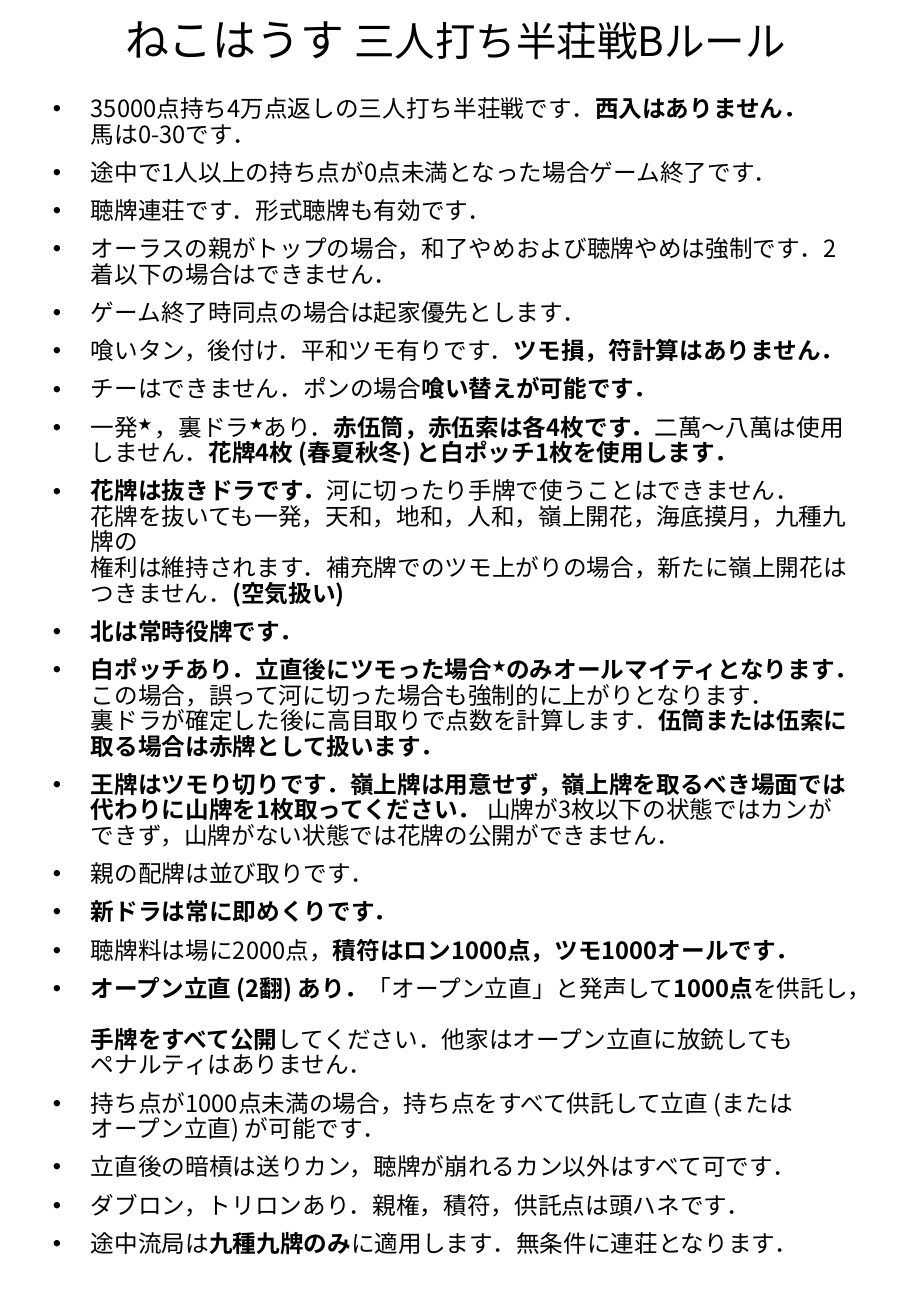
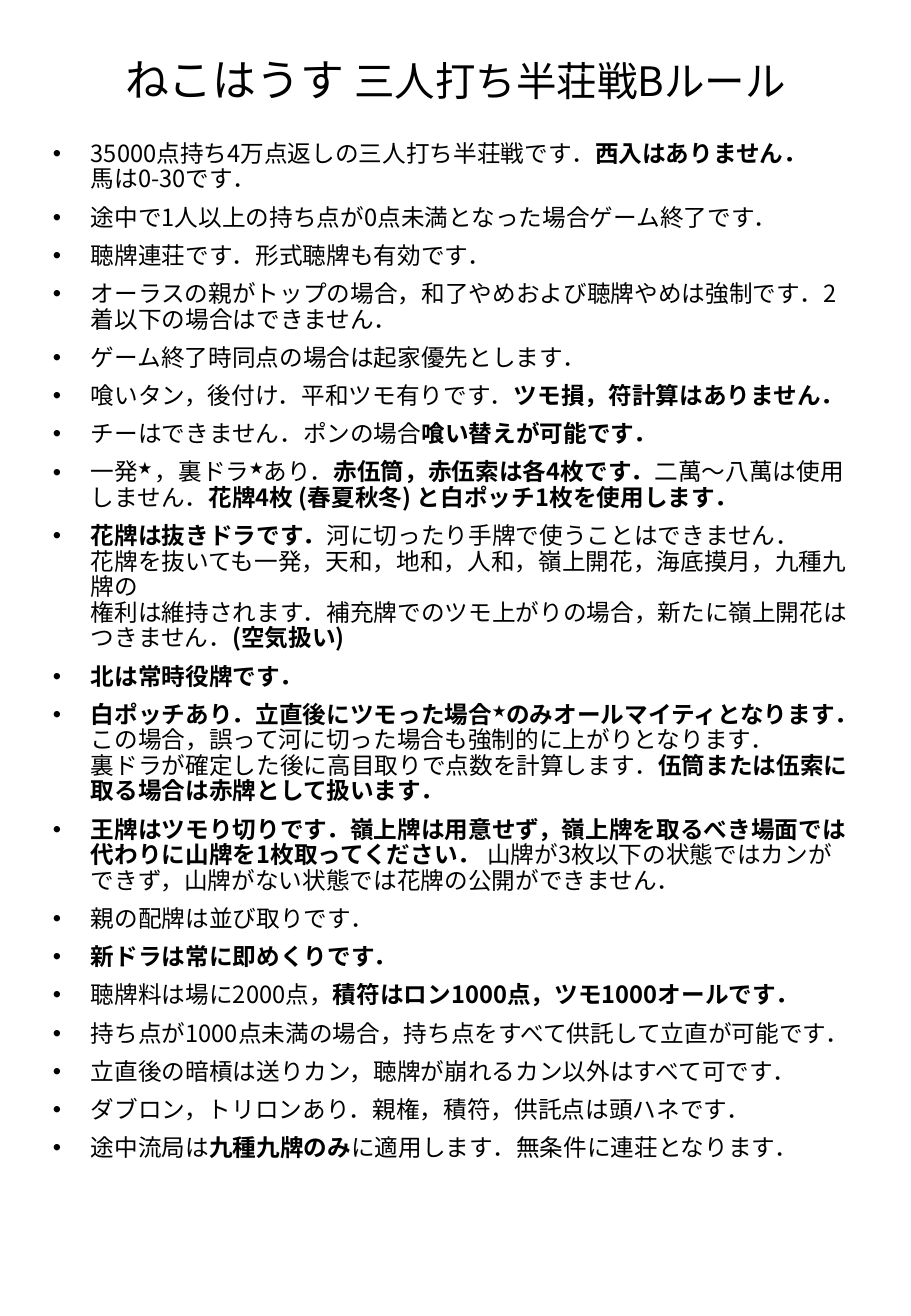
Before and after one commit to nkhrlab/neko-house, a slide deck: slide 8 of rules.pptx. Drawn at 911x1316 pixels with LibreOffice and Linux fonts; fonts in the diff are those of the drawing. Boxes give left, top, right and bottom in pixels: in the first picture for what was removed or moved away, otherwise in the second. Text is boxed around its words. In the diff, an @@ line names an element or a change of style, - is before the commit and + after.

Commit message:
ルール変更

```diff
--- a/rules.pptx
+++ b/rules.pptx
@@ title "ねこはうす 三人打ち半荘戦Bルール" moved from (x1=125, y1=21, x2=786, y2=60) to (x1=125, y1=61, x2=786, y2=100) @@
@@ subtitle "35000点持ち4万点返しの三人打ち半荘戦です．西入はありません． 馬は0-30です．" moved from (x1=91, y1=97, x2=872, y2=1254) to (x1=91, y1=142, x2=857, y2=1158) @@
@@ subtitle at (x1=91, y1=1022, x2=849, y2=1045): text changed @@
-• オープン立直 (2翻) あり．「オープン立直」と発声して1000点を供託し，
-  手牌をすべて公開してください．他家はオープン立直に放銃しても
-  ペナルティはありません．
-• 持ち点が1000点未満の場合，持ち点をすべて供託して立直 (または
-  オープン立直) が可能です．
+• 持ち点が1000点未満の場合，持ち点をすべて供託して立直が可能です．
```
Also in this commit, not shown: 2 other slides changed, 1 other file.
